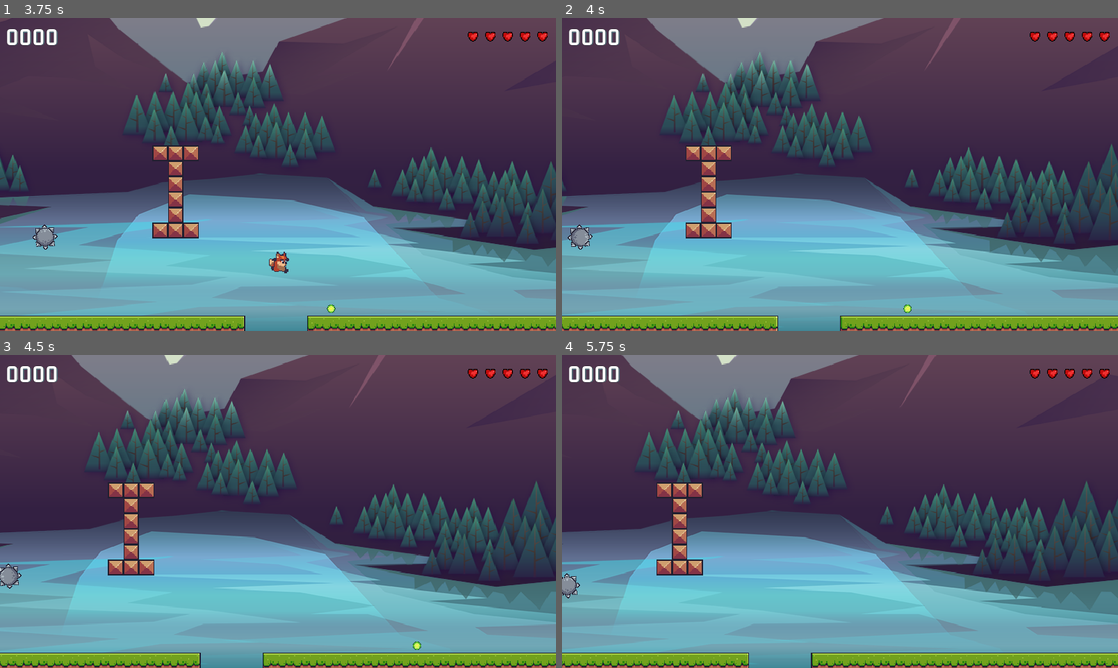
Above: before the commit, frames 1-4 (two rows, left to right).
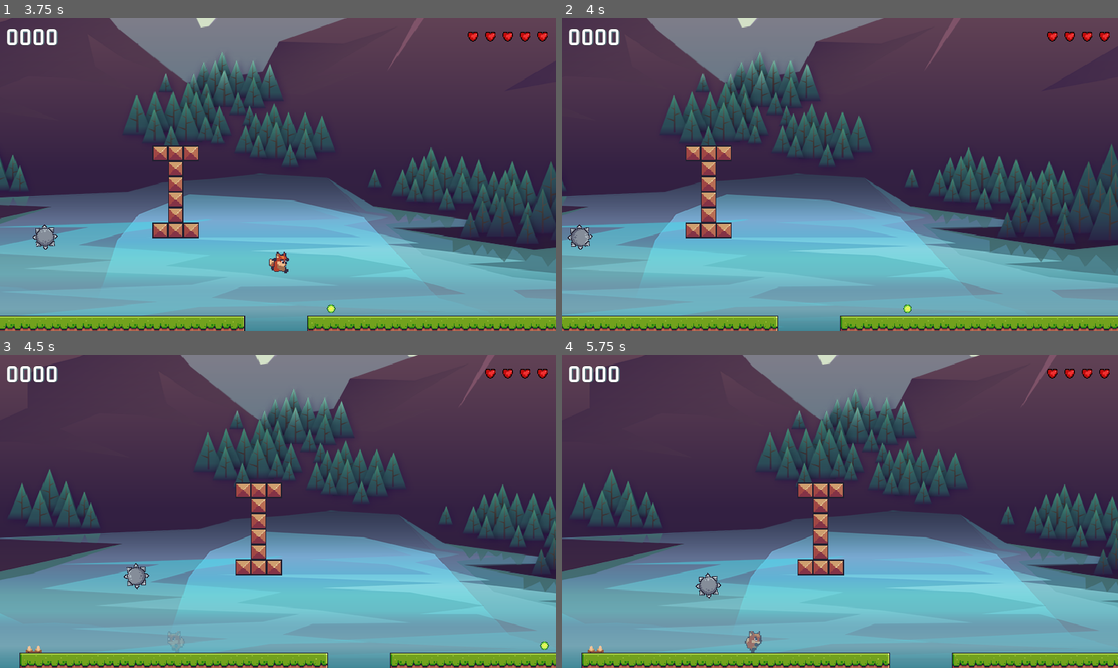
Above: after the commit, the same moments.

Repository: fj0lverkr/FoxAntics
Game: Godot game, scene res://scenes/main/main.tscn
Same seed, same stepped clock (60 frames per second), same inputs: the game is played once before the commit and once after it.
Inputs (mouse positions are in pixels of both pictures, inside the frame that each line leads up to):
- Up to frame 1 (3.75 s): tap Enter at 0.5 s; move the mouse to (400, 158) at 0.52 s; hold D (right) 0.53-2.03 s; tap W (up) at 0.6, 0.77, 1.07, 1.52, 1.55, 1.82, 2.1, 3.02, 3.05, 3.32, 3.6 s; move the mouse to (166, 190) at 1.27 s; click (166, 190) at 1.35 s; move the mouse to (333, 105) at 2.02 s; hold A (left) 2.03-2.78 s; move the mouse to (250, 237) at 2.77 s; hold D (right) from 2.78 s (still down); click (250, 237) at 2.85 s; move the mouse to (444, 221) at 3.52 s
- Up to frame 2 (4 s): keep holding D (right); tap W (up) at 3.77 s
- Up to frame 3 (4.5 s): tap W (up) at 4.07 s; move the mouse to (111, 464) at 4.27 s; release D (right) at 4.28 s; hold A (left) from 4.28 s (still down); click (111, 464) at 4.35 s
- Up to frame 4 (5.75 s): tap W (up) at 4.52, 4.55, 4.82, 5.1 s; move the mouse to (867, 511) at 5.02 s; release A (left) at 5.03 s; hold D (right) from 5.03 s (still down)

Frame 1 is identical in both runs. In frame 2, less than 0.1% of the frame differs, in the area x 84-86%, y 4-8%; in frame 3, 41%; in frame 4, 42%, in the area x 0-100%, y 0-100%.

Commit message:
player now loses a life and gets reset to a marker on falling off the level.

Diff:
--- a/project.godot
+++ b/project.godot
@@ -35,6 +35,7 @@
 [global_group]
 
 movables=""
+cameras=""
 
 [input]
 
--- a/scenes/hud/hud.gd
+++ b/scenes/hud/hud.gd
@@ -11,10 +11,13 @@
 	overlay.hide()
 	vb_game_over.hide()
 	vb_level_complete.hide()
-	SignalBus.on_player_hit.connect(_update_hearts)
+	SignalBus.on_player_hit.connect(_update_hearts_on_hit)
 	SignalBus.on_level_started.connect(_update_hearts)
 	SignalBus.on_game_over.connect(_on_game_over)
 	_hearts = hb_hearts.get_children()
+
+func _update_hearts_on_hit(lives: int, _b: bool) -> void:
+	_update_hearts(lives)
 
 func _update_hearts(lives: int) -> void:
 	for life in range(_hearts.size()):
--- a/scenes/level_base/level_base.tscn
+++ b/scenes/level_base/level_base.tscn
@@ -29,8 +29,9 @@
 limit_bottom = 0
 limit_smoothed = true
 
-[node name="Player" parent="." groups=["movables"] instance=ExtResource("3_3pop5")]
+[node name="Player" parent="." node_paths=PackedStringArray("player_marker") groups=["movables"] instance=ExtResource("3_3pop5")]
 position = Vector2(19, -44)
+player_marker = NodePath("../Markers/SpawnPlayer")
 
 [node name="Markers" type="Node" parent="."]
 
--- a/scenes/level_base/levels/level_1.tscn
+++ b/scenes/level_base/levels/level_1.tscn
@@ -15,6 +15,9 @@
 [node name="TMLayer" parent="." index="1"]
 tile_map_data = PackedByteArray("AAAAAP//AAAHAAAAAAD/////AAAHAAAAAAD+////AAAHAAAAAAD9////AAAHAAAAAAABAP//AAAHAAAAAAACAP …(720 unchanged characters)…
 
+[node name="SpawnPlayer" parent="Markers" index="0"]
+position = Vector2(18, -37)
+
 [node name="Path2D" type="Path2D" parent="Paths" index="0"]
 position = Vector2(-10, 7)
 curve = SubResource("Curve2D_85f8j")
--- a/scenes/player/player.gd
+++ b/scenes/player/player.gd
@@ -11,8 +11,10 @@
 @onready var invincible_timer: Timer = $InvincibleTimer
 @onready var hurt_timer: Timer = $"HurtTimer"
 
+
 @export var run_speed: float = 120.0
 @export var lives: int = 5
+@export var player_marker: Marker2D
 
 const MAX_FALL_SPEED: float = 400.0
 const JUMP_VELOCITY: float = -400.0
@@ -25,10 +27,20 @@
 var _player_state: PLAYER_STATE = PLAYER_STATE.IDLE
 var _player_direction: PLAYER_DIRECTION = PLAYER_DIRECTION.RIGHT
 var _invincible: bool = false
+var _camera_limit_bottom: float = 0.0
+var _oob: bool = false
 
 func _ready() -> void:
 	SignalBus.on_pickup_taken.connect(_on_pickup_taken)
+	_camera_limit_bottom = _get_player_cam_bottom_limit()
 	call_deferred("_deferred_ready")
+
+func _get_player_cam_bottom_limit() -> float:
+	var cameras: Array = get_tree().get_nodes_in_group(Constants.GROUP_CAMERAS)
+	for c: Node in cameras:
+		if c is PlayerCamera:
+			return c.limit_bottom
+	return 0.0
 
 func _deferred_ready() -> void:
 	SignalBus.on_level_started.emit(lives)
@@ -75,6 +87,10 @@
 	else:
 		if velocity.y >= 0:
 			_set_state(PLAYER_STATE.FALLING)
+			if global_position.y > _camera_limit_bottom + 20:
+				_invincible = false
+				_oob = true
+				_apply_hit()
 		else:
 			_set_state(PLAYER_STATE.JUMPING)
 
@@ -95,9 +111,6 @@
 				SoundManager.play_sound_2d(audio_player, SoundManager.JUMP)
 			PLAYER_STATE.FALLING:
 				animation_player.play("fall")
-				if position.y > 100:
-					_invincible = false
-					_apply_hit()
 			PLAYER_STATE.HURT:
 				_set_hurt()
 
@@ -119,7 +132,7 @@
 	animation_player.play("hurt")
 	velocity = HURT_JUMP_VELOCITY
 	SoundManager.play_sound_2d(audio_player, SoundManager.DAMAGE)
-	SignalBus.on_player_hit.emit(lives)
+	SignalBus.on_player_hit.emit(lives, !_oob)
 	hurt_timer.start()
 
 func _update_debug_label() -> void:
@@ -148,4 +161,7 @@
 func _on_hurt_timer_timeout() -> void:
 	if lives == 0:
 		SignalBus.on_game_over.emit()
+	elif _oob:
+		_oob = false
+		global_position = player_marker.global_position
 	_set_state(PLAYER_STATE.IDLE)
--- a/scenes/player_camera/player_cam.gd
+++ b/scenes/player_camera/player_cam.gd
@@ -19,7 +19,9 @@
         randf_range(-shake_amount, shake_amount)
     )
 
-func _on_player_hit(_lives: int) -> void:
+func _on_player_hit(_lives: int, do_camera_shake: bool) -> void:
+    if not do_camera_shake:
+        return
     set_process(true)
     shake_timer.start()
 
--- a/scenes/player_camera/player_cam.tscn
+++ b/scenes/player_camera/player_cam.tscn
@@ -2,7 +2,7 @@
 
 [ext_resource type="Script" path="res://scenes/player_camera/player_cam.gd" id="1_grr6f"]
 
-[node name="PlayerCam" type="Camera2D"]
+[node name="PlayerCam" type="Camera2D" groups=["cameras"]]
 script = ExtResource("1_grr6f")
 
 [node name="ShakeTimer" type="Timer" parent="."]
--- a/singletons/constants.gd
+++ b/singletons/constants.gd
@@ -1,2 +1,5 @@
+extends Node
+
 const GROUP_PLAYER: String = "player"
 const GROUP_MOVABLES: String = "movables"
+const GROUP_CAMERAS: String = "cameras"
--- a/singletons/signal_bus.gd
+++ b/singletons/signal_bus.gd
@@ -3,6 +3,6 @@
 signal on_enemy_hit(points: int, position: Vector2)
 signal on_pickup_taken(points: int)
 signal on_boss_killed(points: int)
-signal on_player_hit(lives: int)
+signal on_player_hit(lives: int, do_camera_shake: bool)
 signal on_level_started(lives: int)
 signal on_game_over()
